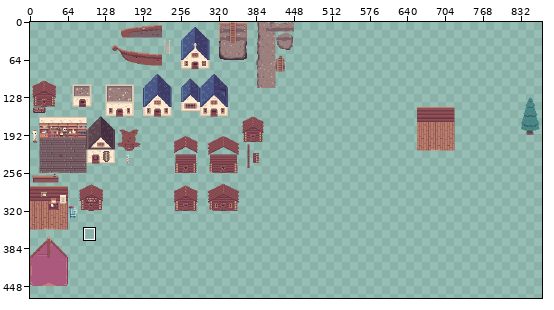
Sprite sheet: static/images/large-sprites.png. The first picture is a wide view before the edit; the outline marks the close-up.
Close-up. Earlier state:
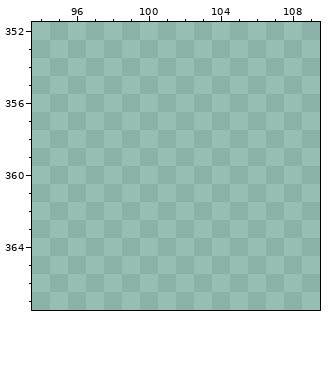
The file is 1000x1000 pixels. Shown: x 94..109, y 352..367. The wide view leaves out empty margins. The commit also changed other parts of the picture, which this record leaves out.
The same view after the edit:
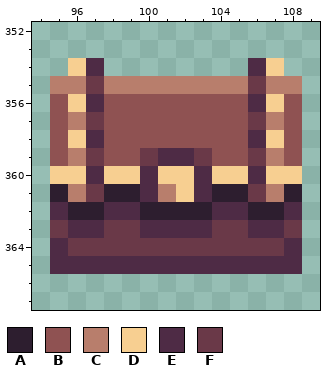
Palette (. is transparent): A #2d1e2f  B #8f5252  C #b87e6c  D #f7cf91  E #4e2b45  F #6a3948
Diff:
Colour A now appears in row 361 at x 95, 98 to 99, 104 to 105 and 108; in row 362 at x 96 to 97, 100 to 103 and 106 to 107.
Colour B now appears in rows 356 to 358 at x 95, 98 to 105 and 108; in row 359 at x 95, 98 to 99, 104 to 105 and 108.
Colour C now appears in row 355 at x 95 to 96, 98 to 105 and 107 to 108; in row 357 at x 96 and 107; in row 359 at x 96 and 107; in row 361 at x 96, 101 and 107.
Colour D now appears in row 354 at x 96 and 107; in row 356 at x 96 and 107; in row 358 at x 96 and 107; in row 360 at x 95 to 96, 98 to 99, 101 to 102, 104 to 105 and 107 to 108; in row 361 at x 102.
Colour E now appears in row 354 at x 97 and 106; in row 356 at x 97 and 106; in row 358 at x 97 and 106; in row 359 at x 101 to 102; in row 360 at x 97, 100, 103 and 106; in row 361 at x 100 and 103.
Colour E now appears in row 362 at x 95, 98 to 99, 104 to 105 and 108; in row 363 at x 96 to 97, 100 to 103 and 106 to 107; in row 364 at x 95 and 108; in row 365 at x 95 to 108.
Colour F now appears in row 355 at x 97 and 106; in row 357 at x 97 and 106; in row 359 at x 97, 100, 103 and 106; in row 361 at x 97 and 106; in row 363 at x 95, 98 to 99, 104 to 105 and 108; in row 364 at x 96 to 107.
Boxes around the changes in both close-ups, in picture pixels (x1, y1, x2, y2):
added: (50, 58, 302, 274)
